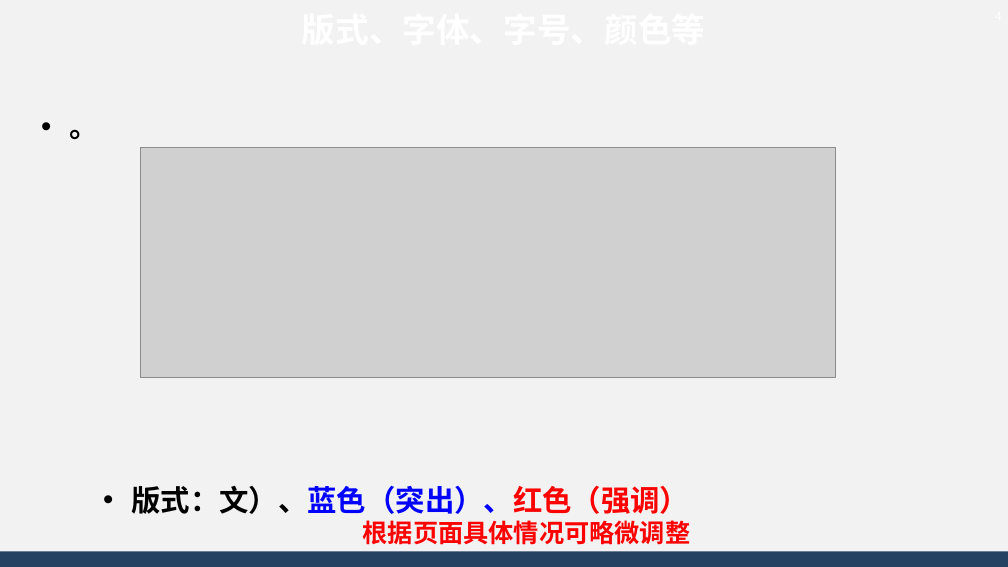
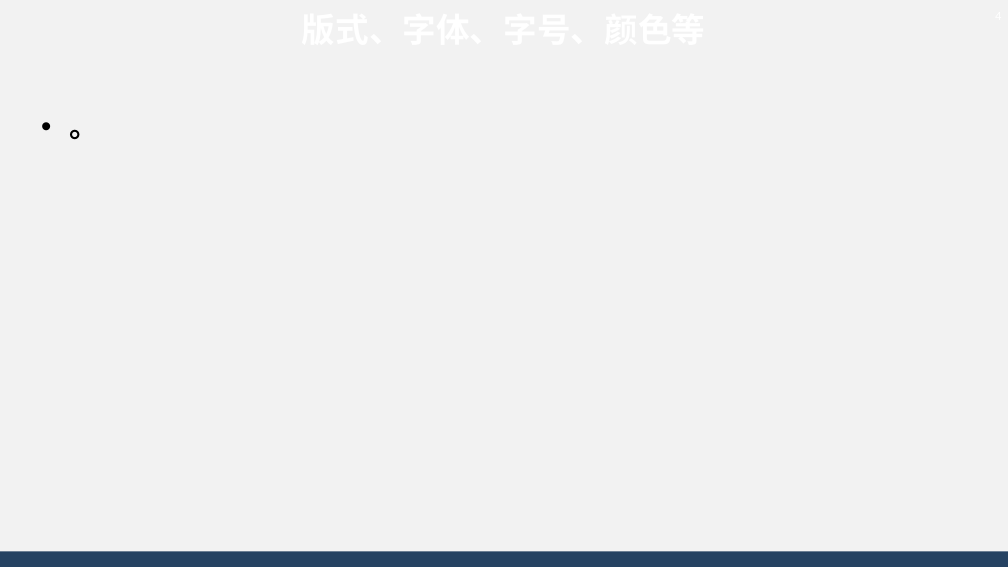
Before and after one commit to AsBackup/DAOSSA, a slide deck: slide 4 of 16 空间态势感知概念与特性测量.pptx. Drawn at 1008x567 pixels with LibreOffice and Linux fonts; fonts in the diff are those of the drawing; grey boxes stand for pictures; background and template pictures are left out. Boxes give left, top, right and bottom in pixels: in the first picture for what was removed or moved away, otherwise in the second. Text is boxed around its words. In the diff, an @@ line names an element or a change of style, - is before the commit and + after.

```diff
--- a/16 空间态势感知概念与特性测量.pptx
+++ b/16 空间态势感知概念与特性测量.pptx
@@ text "。" at bbox=[69, 129, 98, 140]: font Noto Sans CJK SC to Times New Roman @@
@@ picture removed at bbox=[141, 148, 836, 378] @@
@@ text removed at bbox=[131, 486, 689, 514] @@
-• 版式：文）、蓝色（突出）、红色（强调）
@@ text removed at bbox=[363, 520, 691, 545] @@
-根据页面具体情况可略微调整
```
Also in this commit, not shown: 2 other slides changed, 1 slide added, 1 other file.
